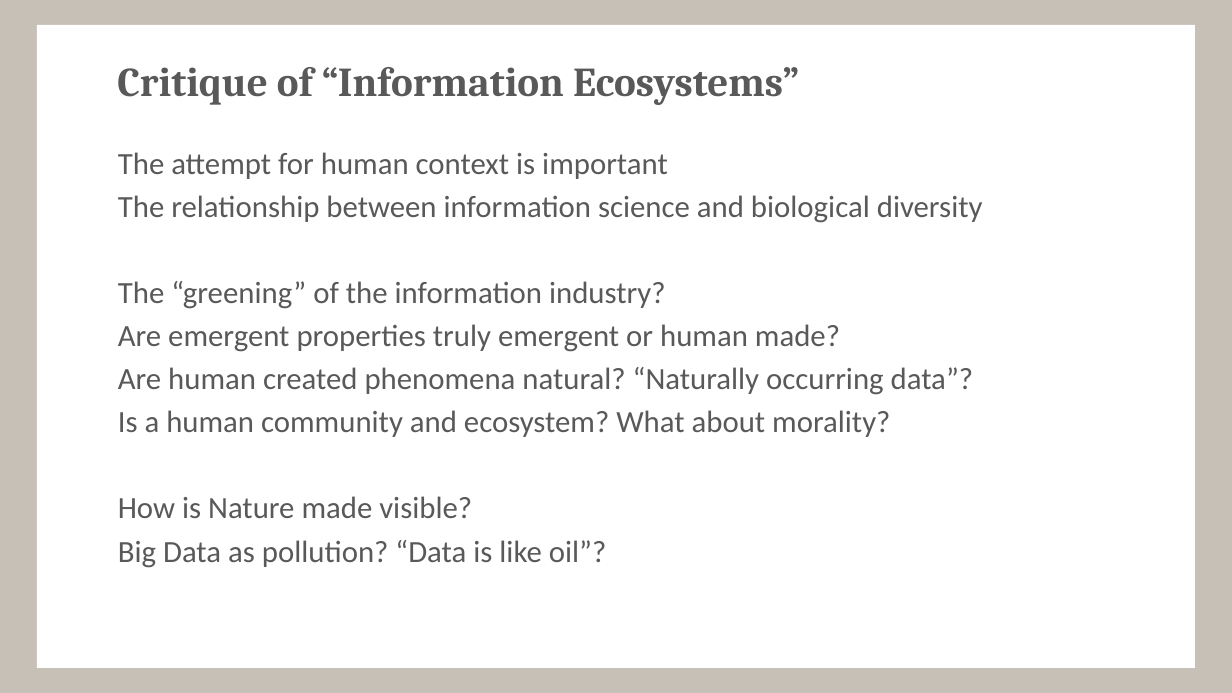
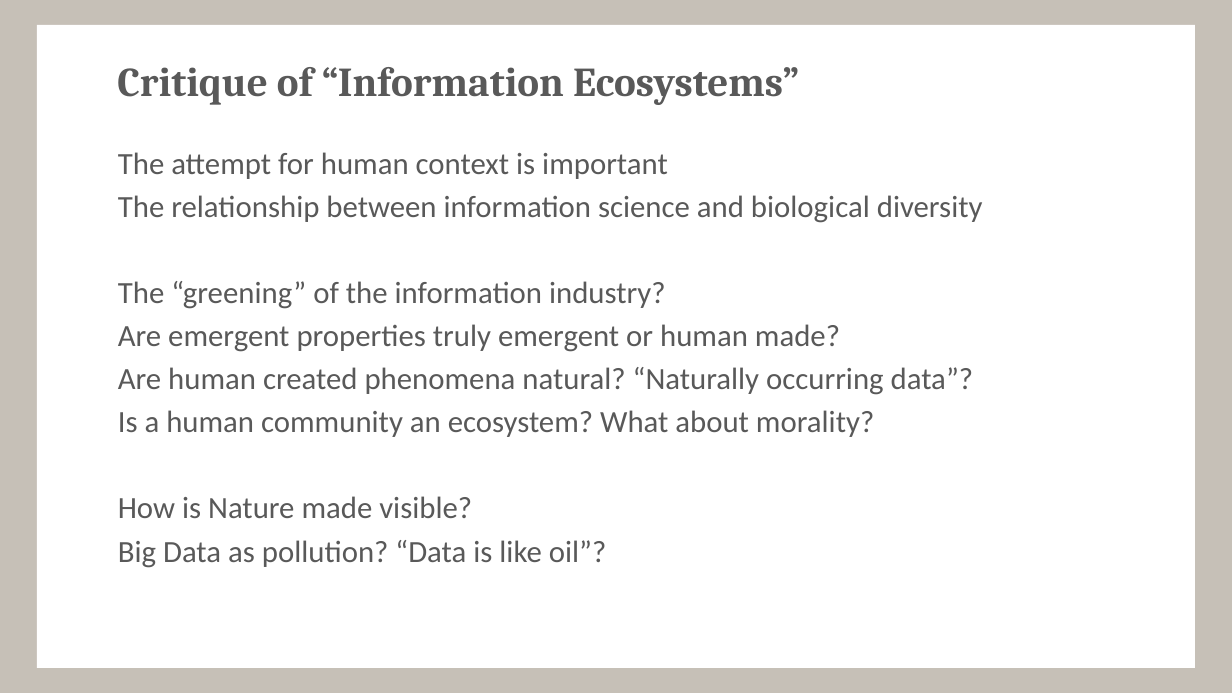
Before and after one commit to tsuomela/Information-Ecosystems-and-Ecologies, a slide deck: slide 14 of figures/2016_AAG_InfoEcosystem.pptx. Drawn at 1232x693 pixels with LibreOffice and Linux fonts; fonts in the diff are those of the drawing. Boxes give left, top, right and bottom in pixels: in the first picture for what was removed or moved away, otherwise in the second. Text is boxed around its words. In the diff, an @@ line names an element or a change of style, - is before the commit and + after.

```diff
--- a/figures/2016_AAG_InfoEcosystem.pptx
+++ b/figures/2016_AAG_InfoEcosystem.pptx
@@ text at [118, 410, 874, 437]: text changed @@
-Is a human community and ecosystem? What about morality?
+Is a human community an ecosystem? What about morality?
```
Also in this commit, not shown: 1 other slide changed, 7 other files.
